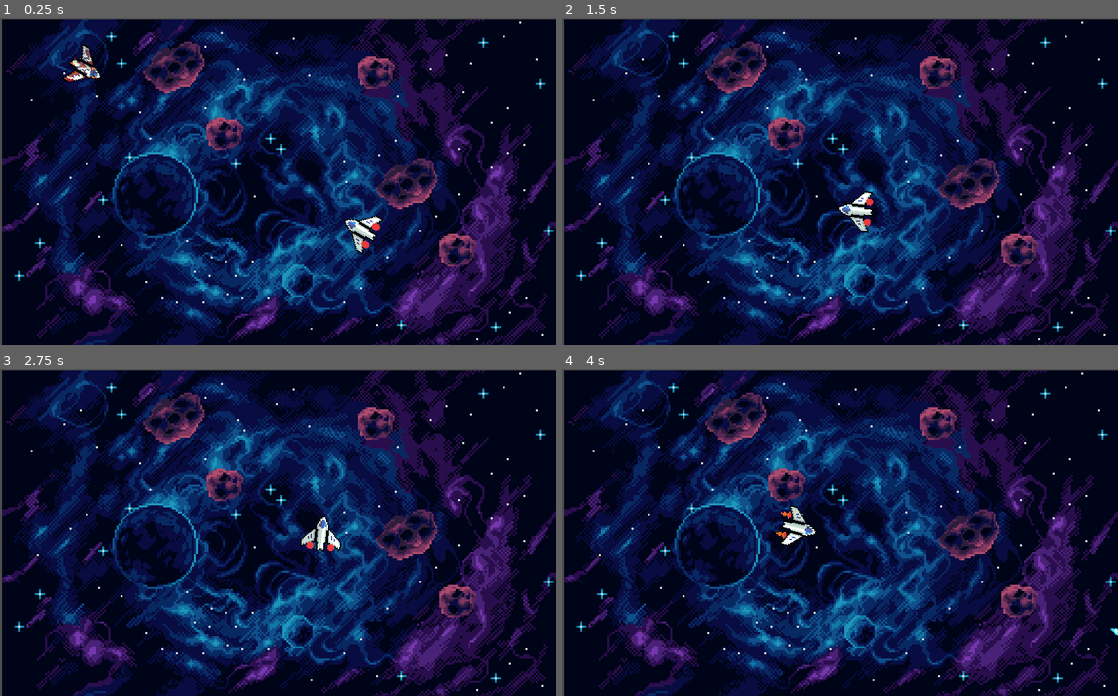
Above: before the commit, frames 1-4 (two rows, left to right).
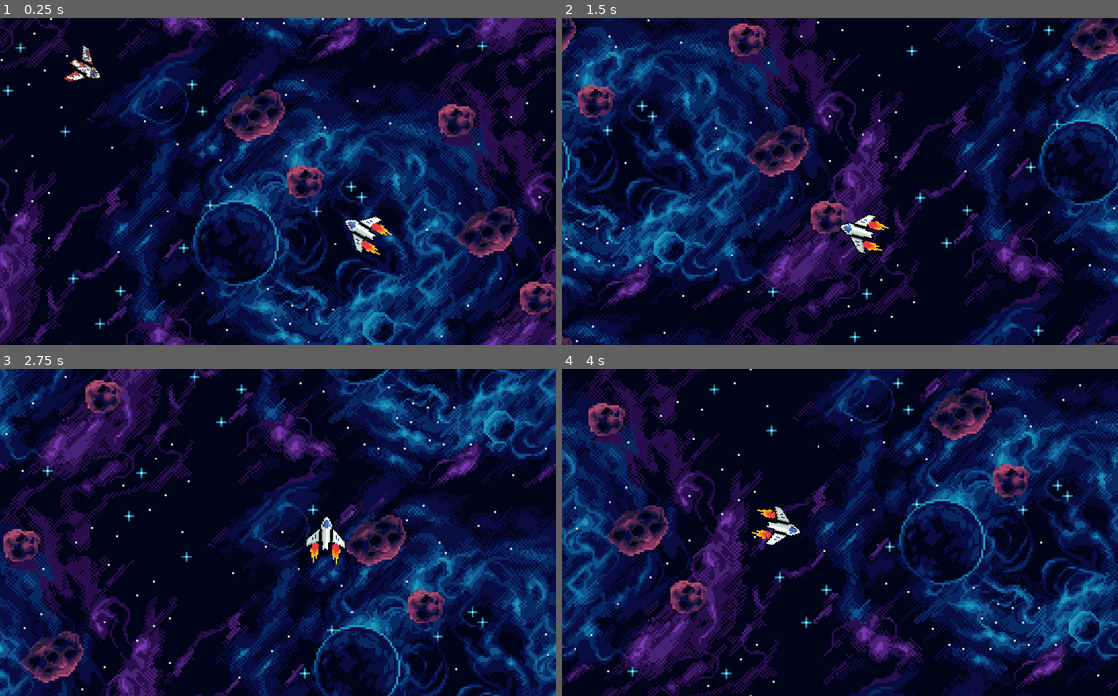
Above: after the commit, the same moments.

Repository: RoDev307/GodotTestGame
Game: Godot game, scene res://Escenas/nivel.tscn
Two runs of this game, one before a commit and one after it. Both use one fixed random seed, a clock stepped at 60 frames per second and the inputs below.
Inputs (mouse positions are in pixels of both pictures, inside the frame that each line leads up to):
- Up to frame 1 (0.25 s): no input
- Up to frame 2 (1.5 s): move the mouse to (962, 165) at 0.52 s; hold D (Right) 0.53-1.28 s; click (962, 165) at 0.6 s; tap Shift (Shift, bound only after the commit) at 0.8, 1.35 s; move the mouse to (728, 197) at 1.27 s; hold S (Down) from 1.28 s (still down)
- Up to frame 3 (2.75 s): click (166, 548) at 1.55 s; move the mouse to (333, 460) at 2.02 s; release S (Down) at 2.03 s; hold D (Right) from 2.03 s (still down); click (333, 460) at 2.1 s; tap Shift (Shift, bound only after the commit) at 2.3 s
- Up to frame 4 (4 s): move the mouse to (812, 597) at 2.77 s; release D (Right) at 2.78 s; hold W (Up) 2.78-3.53 s; tap Shift (Shift, bound only after the commit) at 2.85, 3.8 s; click (812, 597) at 3.05 s; move the mouse to (1006, 581) at 3.52 s; hold A (Left) from 3.53 s (still down); click (1006, 581) at 3.6 s

The runs differ from the first frame. In frame 1, 70% of the frame differs, in the area x 0-100%, y 0-100%; in frame 2, 76%; in frame 3, 80%; in frame 4, 78%.

Commit message:
Added_dash

Diff:
--- a/nuevo-proyecto-de-juego/Escenas/navesita.gd
+++ b/nuevo-proyecto-de-juego/Escenas/navesita.gd
@@ -1,32 +1,28 @@
 class_name navesita
 extends CharacterBody2D
 
+###############################################################################
+#Variables Modificables
 @export var speed = 300
-@export var dash_accel = 100
+@export var dash_accel = 10
 @export var bullet_speed = 1000
 @export var fire_rate = 0.2
 
-
+###############################################################################
+#Variables externas
 @onready var PropulsorAnim = $AnimationPlayer
 @onready var AnimTree : AnimationTree = $AnimationTree
-#@onready var Shield_anim = $Shield
 var ESCENABALA = preload("res://Escenas/bullet.tscn")
 
+###############################################################################
+#Variables internas
+var dashDirection = Vector2.ZERO
+var dash_vector = Vector2.LEFT
+
+###############################################################################
+#Funciones principales
 func _ready() -> void:
 	AnimTree.active = true
-
-func bulletShot():
-	var instanciabullet = ESCENABALA.instantiate()
-	instanciabullet.position = $bulletpoint.get_global_position()
-	instanciabullet.rotation_degrees = rotation_degrees
-	instanciabullet.apply_impulse(Vector2(bullet_speed,0).rotated(rotation))
-	get_tree().get_root().add_child(instanciabullet)
-
-
-func MouseFollow():
-	look_at(get_global_mouse_position())
-	pass
-
 
 func _process(delta: float) -> void:
 	MouseFollow()
@@ -39,9 +35,32 @@
 
 func _physics_process(delta: float):
 	movement()
+	dash()
 	pass
 
+###############################################################################
+#Funciones generales
+#Funcion encargada de instanciar balas
+func bulletShot():
+	var instanciabullet = ESCENABALA.instantiate()
+	instanciabullet.position = $bulletpoint.get_global_position()
+	instanciabullet.rotation_degrees = rotation_degrees
+	instanciabullet.apply_impulse(Vector2(bullet_speed,0).rotated(rotation))
+	get_tree().get_root().add_child(instanciabullet)
 
+#Funcion encargada de la mecanica dash
+func dash():
+	if Input.is_action_just_pressed("Shift"):
+		velocity = velocity * dash_accel
+		move_and_slide()
+		print("dash")
+	pass
+#Funcion encargada de que la nave siga el cursor
+func MouseFollow():
+	look_at(get_global_mouse_position())
+	pass
+
+#Funcion encargada del movimiento del personaje
 func movement():
 	var directionX = Input.get_axis("Left","Right")
 	velocity.x = speed * directionX
@@ -51,6 +70,7 @@
 
 	pass
 
+#Funcion encargada de las animaciones
 func updateAnimParameters():
 	if (velocity == Vector2.ZERO):
 		AnimTree["parameters/conditions/idle"] = true
@@ -61,6 +81,6 @@
 		AnimTree["parameters/conditions/is_moving"] = true
 
 	pass
-
+#Funcion encargada de la visibilidad del propusor Idle
 func PropulsorVisible():
 	$Propulsor.visible = !$Propulsor.visible
--- a/nuevo-proyecto-de-juego/Escenas/navesita.tscn
+++ b/nuevo-proyecto-de-juego/Escenas/navesita.tscn
@@ -1,9 +1,10 @@
-[gd_scene load_steps=18 format=3 uid="uid://cy8cfcpyyjdcf"]
+[gd_scene load_steps=24 format=3 uid="uid://cy8cfcpyyjdcf"]
 
 [ext_resource type="Texture2D" uid="uid://b6wggk8ubd3w7" path="res://Assets/Main Ship/Main Ship - Bases/PNGs/Main Ship - Base - Full health.png" id="1_fkp7u"]
 [ext_resource type="Script" path="res://Escenas/navesita.gd" id="1_g3thx"]
 [ext_resource type="Texture2D" uid="uid://bgf2qit2ow020" path="res://Assets/Main Ship/Main Ship - Engine Effects/PNGs/Main Ship - Engines - Base Engine - Idle.png" id="3_sl1ye"]
 [ext_resource type="Texture2D" uid="uid://c50fdc8ixs8ej" path="res://Assets/Main Ship/Main Ship - Engine Effects/PNGs/Main Ship - Engines - Base Engine - Powering.png" id="4_qiaqp"]
+[ext_resource type="Texture2D" uid="uid://b565jhahg80op" path="res://Assets/Main Ship/Main Ship - Engine Effects/PNGs/Main Ship - Engines - Supercharged Engine - Powering.png" id="5_ct0dl"]
 
 [sub_resource type="CapsuleShape2D" id="CapsuleShape2D_8nhsd"]
 radius = 4.0
@@ -69,13 +70,45 @@
 "update": 1,
 "values": [0]
 }
+tracks/2/type = "value"
+tracks/2/imported = false
+tracks/2/enabled = true
+tracks/2/path = NodePath("DashPropulsor:frame")
+tracks/2/interp = 1
+tracks/2/loop_wrap = true
+tracks/2/keys = {
+"times": PackedFloat32Array(0),
+"transitions": PackedFloat32Array(1),
+"update": 1,
+"values": [0]
+}
+
+[sub_resource type="Animation" id="Animation_mcbx1"]
+resource_name = "Dash"
+length = 0.4
+loop_mode = 1
+tracks/0/type = "value"
+tracks/0/imported = false
+tracks/0/enabled = true
+tracks/0/path = NodePath("DashPropulsor:frame")
+tracks/0/interp = 1
+tracks/0/loop_wrap = true
+tracks/0/keys = {
+"times": PackedFloat32Array(0, 0.1, 0.2, 0.3),
+"transitions": PackedFloat32Array(1, 1, 1, 1),
+"update": 1,
+"values": [0, 1, 2, 3]
+}
 
 [sub_resource type="AnimationLibrary" id="AnimationLibrary_bo7qy"]
 _data = {
+"Dash": SubResource("Animation_mcbx1"),
 "Idle": SubResource("Animation_q3spu"),
 "Moving": SubResource("Animation_hgrps"),
 "RESET": SubResource("Animation_4ufpn")
 }
+
+[sub_resource type="AnimationNodeBlendSpace2D" id="AnimationNodeBlendSpace2D_ehr50"]
 
 [sub_resource type="AnimationNodeAnimation" id="AnimationNodeAnimation_0eph0"]
 animation = &"Idle"
@@ -104,13 +137,27 @@
 advance_mode = 2
 advance_condition = &"idle"
 
+[sub_resource type="AnimationNodeStateMachineTransition" id="AnimationNodeStateMachineTransition_tadoy"]
+advance_mode = 2
+advance_condition = &"is_dashing"
+
+[sub_resource type="AnimationNodeStateMachineTransition" id="AnimationNodeStateMachineTransition_jfkfp"]
+advance_mode = 2
+advance_condition = &"is_moving"
+
+[sub_resource type="AnimationNodeStateMachineTransition" id="AnimationNodeStateMachineTransition_pcpsc"]
+advance_mode = 2
+advance_condition = &"idle"
+
 [sub_resource type="AnimationNodeStateMachine" id="AnimationNodeStateMachine_qvt5m"]
+states/Dash/node = SubResource("AnimationNodeBlendSpace2D_ehr50")
+states/Dash/position = Vector2(455, -10)
 states/Idle/node = SubResource("AnimationNodeBlendSpace2D_6br6v")
 states/Idle/position = Vector2(336, 89)
 states/Moving/node = SubResource("AnimationNodeBlendSpace2D_pkp6o")
 states/Moving/position = Vector2(548, 89)
 states/Start/position = Vector2(169, 89)
-transitions = ["Start", "Idle", SubResource("AnimationNodeSt …(140 unchanged characters)… mationNodeStateMachineTransition_wi4bn")]
+transitions = ["Start", "Idle", SubResource("AnimationNodeSt …(140 unchanged characters)… mationNodeStateMachineTransition_wi4bn"), "Moving", "Dash", SubResource("AnimationNodeStateMachineTransition_tadoy"), "Dash", "Moving", SubResource("AnimationNodeStateMachineTransition_jfkfp"), "Dash", "Idle", SubResource("AnimationNodeStateMachineTransition_pcpsc")]
 graph_offset = Vector2(0, -45)
 
 [node name="Navesita" type="CharacterBody2D" groups=["player"]]
@@ -148,6 +195,13 @@
 tree_root = SubResource("AnimationNodeStateMachine_qvt5m")
 anim_player = NodePath("../AnimationPlayer")
 parameters/conditions/idle = false
+parameters/conditions/is_dashing = false
 parameters/conditions/is_moving = false
+parameters/Dash/blend_position = Vector2(0, 0)
 parameters/Idle/blend_position = Vector2(0, 0)
 parameters/Moving/blend_position = Vector2(-0.335013, -0.553192)
+
+[node name="DashPropulsor" type="Sprite2D" parent="."]
+rotation = 1.5708
+texture = ExtResource("5_ct0dl")
+hframes = 4
--- a/nuevo-proyecto-de-juego/Escenas/nivel.tscn
+++ b/nuevo-proyecto-de-juego/Escenas/nivel.tscn
@@ -1,18 +1,23 @@
-[gd_scene load_steps=5 format=3 uid="uid://g0thvuutvmi"]
+[gd_scene load_steps=6 format=3 uid="uid://g0thvuutvmi"]
 
 [ext_resource type="PackedScene" uid="uid://cawj5cnnol7sh" path="res://Escenas/fondo.tscn" id="1_afq2v"]
 [ext_resource type="PackedScene" uid="uid://cy8cfcpyyjdcf" path="res://Escenas/navesita.tscn" id="2_6jmod"]
 [ext_resource type="PackedScene" uid="uid://cxcsaxbaxm4tn" path="res://Escenas/enemy.tscn" id="3_srxgl"]
 [ext_resource type="Script" path="res://Escenas/Camerafollow.gd" id="4_f8oew"]
+[ext_resource type="Texture2D" uid="uid://bcfgns2uityhc" path="res://Assets/Blue Version/blue-preview.png" id="5_i5uo1"]
 
 [node name="Nivel" type="Node2D"]
 
 [node name="Navesita" parent="." instance=ExtResource("2_6jmod")]
 position = Vector2(407, 238)
 speed = 330
+dash_accel = 10
+bullet_speed = 1000
+fire_rate = 0.2
 
 [node name="CanvasLayer" parent="." instance=ExtResource("1_afq2v")]
 layer = -1
+visible = false
 
 [node name="Enemy" parent="." node_paths=PackedStringArray("player") instance=ExtResource("3_srxgl")]
 position = Vector2(507, 183)
@@ -22,3 +27,12 @@
 position_smoothing_enabled = true
 script = ExtResource("4_f8oew")
 followObject = NodePath("../Navesita")
+
+[node name="ParallaxBackground" type="ParallaxBackground" parent="."]
+
+[node name="ParallaxLayer" type="ParallaxLayer" parent="ParallaxBackground"]
+motion_mirroring = Vector2(816, 480)
+
+[node name="Sprite2D" type="Sprite2D" parent="ParallaxBackground/ParallaxLayer"]
+texture = ExtResource("5_i5uo1")
+centered = false
--- a/nuevo-proyecto-de-juego/project.godot
+++ b/nuevo-proyecto-de-juego/project.godot
@@ -55,6 +55,11 @@
 "events": [Object(InputEventMouseButton,"resource_local_to_scene":false,"resource_name":"","device":-1,"window_id":0,"a …(253 unchanged characters)…
 ]
 }
+Shift={
+"deadzone": 0.5,
+"events": [Object(InputEventKey,"resource_local_to_scene":false,"resource_name":"","device":0,"window_id":0,"alt_pressed":false,"shift_pressed":false,"ctrl_pressed":false,"meta_pressed":false,"pressed":false,"keycode":0,"physical_keycode":4194325,"key_label":0,"unicode":0,"location":0,"echo":false,"script":null)
+]
+}
 
 [rendering]
 
